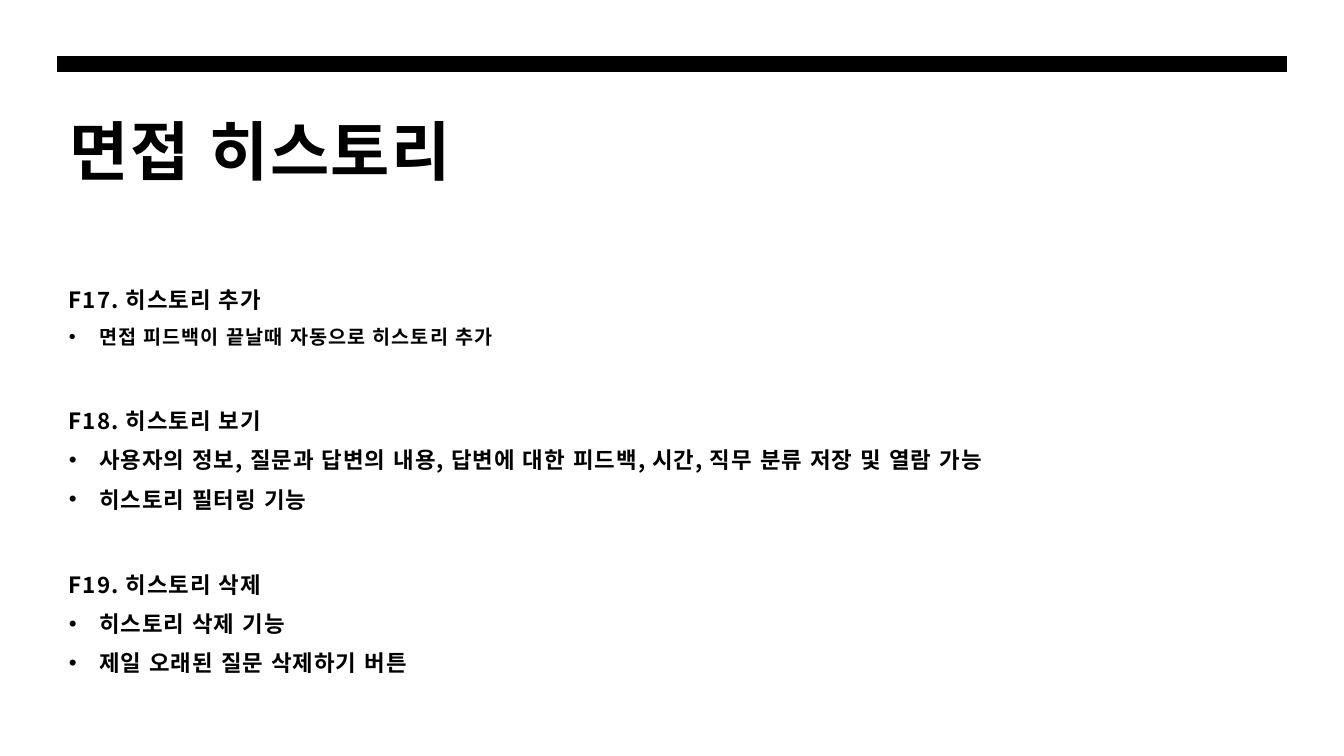
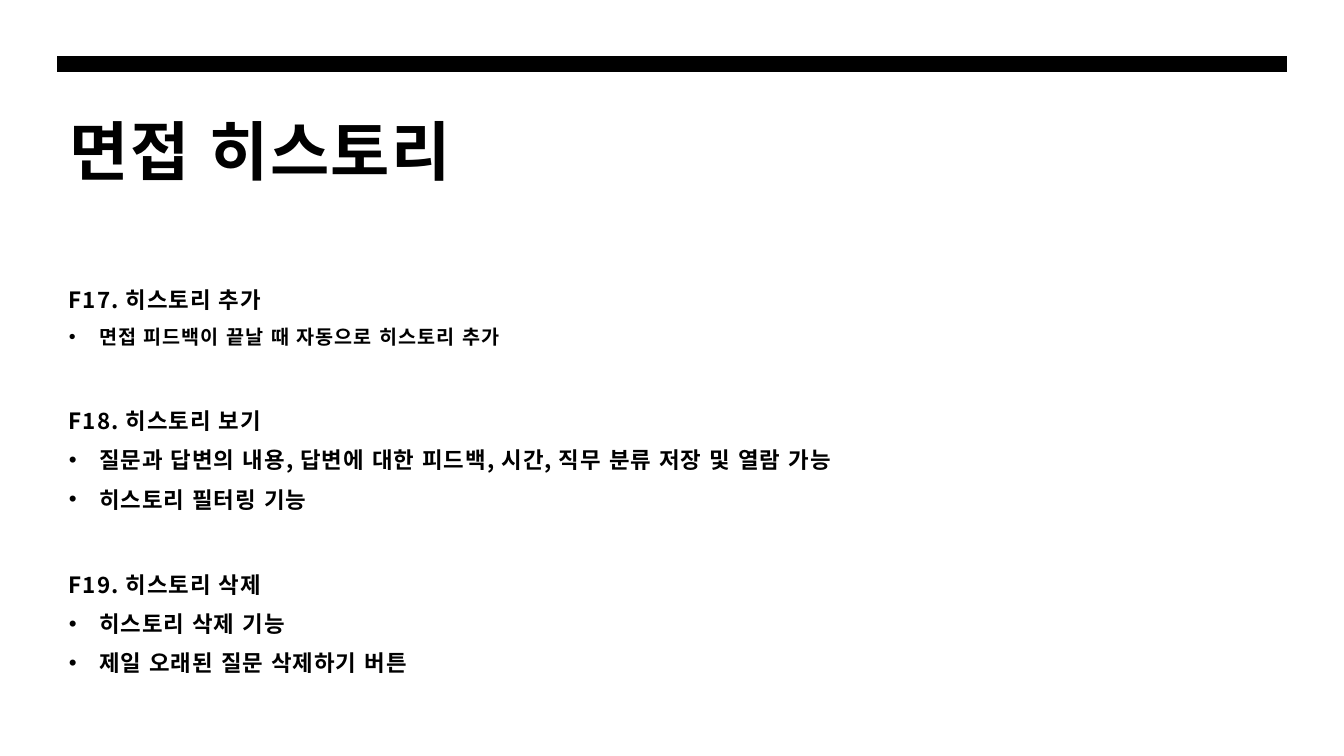
Before and after one commit to KIMSMING/AICO, a slide deck: slide 13 of 설계서/에코 기능 설계서.pptx. Drawn at 1344x756 pixels with LibreOffice and Linux fonts; fonts in the diff are those of the drawing. Boxes give left, top, right and bottom in pixels: in the first picture for what was removed or moved away, otherwise in the second. Text is boxed around its words. In the diff, an @@ line names an element or a change of style, - is before the commit and + after.

```diff
--- a/설계서/에코 기능 설계서.pptx
+++ b/설계서/에코 기능 설계서.pptx
@@ text at (99,327,499,346): spaces changed @@
-  • 면접 피드백이 끝날때 자동으로 히스토리 추가
+  • 면접 피드백이 끝날 때 자동으로 히스토리 추가
@@ text at (99,449,831,473): text changed @@
-  • 사용자의 정보, 질문과 답변의 내용, 답변에 대한 피드백, 시간, 직무 분류 저장 및 열람 가능
+  • 질문과 답변의 내용, 답변에 대한 피드백, 시간, 직무 분류 저장 및 열람 가능
```
Also in this commit, not shown: 12 other slides changed, 4 other files.
